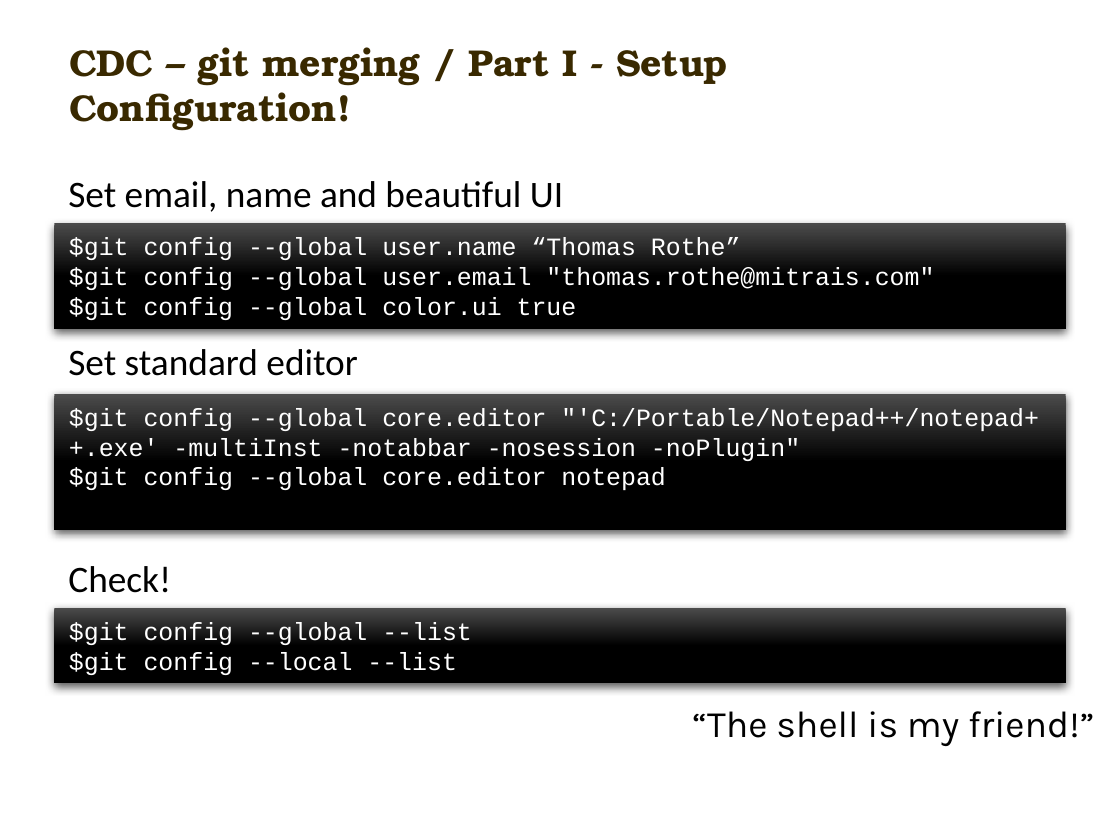
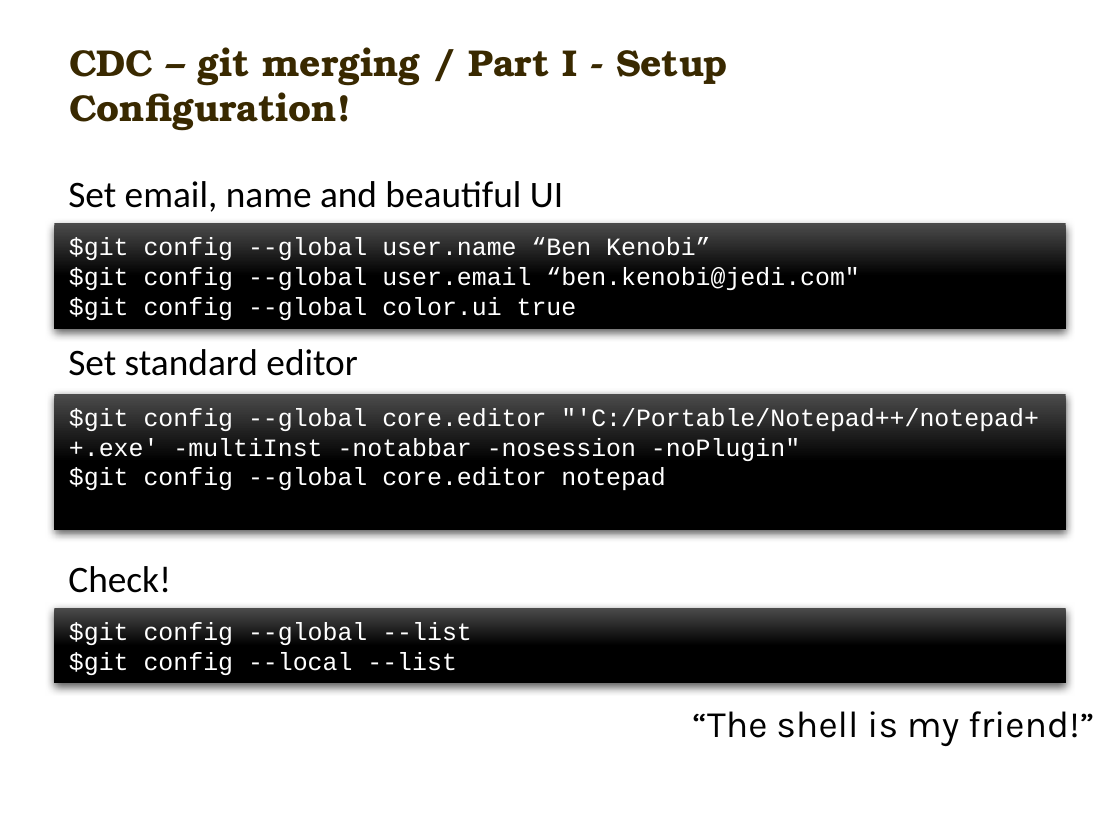
Before and after one commit to carlmitrais/wisdom, a slide deck: slide 7 of cdc_git_ws1.pptx. Drawn at 1120x840 pixels with LibreOffice and Linux fonts; fonts in the diff are those of the drawing; background and template pictures are left out. Boxes give left, top, right and bottom in pixels: in the first picture for what was removed or moved away, otherwise in the second. Text is boxed around its words. In the diff, an @@ line names an element or a change of style, - is before the commit and + after.

Commit message:
changed my personal email

```diff
--- a/cdc_git_ws1.pptx
+++ b/cdc_git_ws1.pptx
@@ text in rectangle at (69,237,859,290): text changed @@
-$git config --global user.name “Thomas Rothe”
-$git config --global user.email "thomas.rothe@mitrais.com"
+$git config --global user.name “Ben Kenobi”
+$git config --global user.email “ben.kenobi@jedi.com"
```
